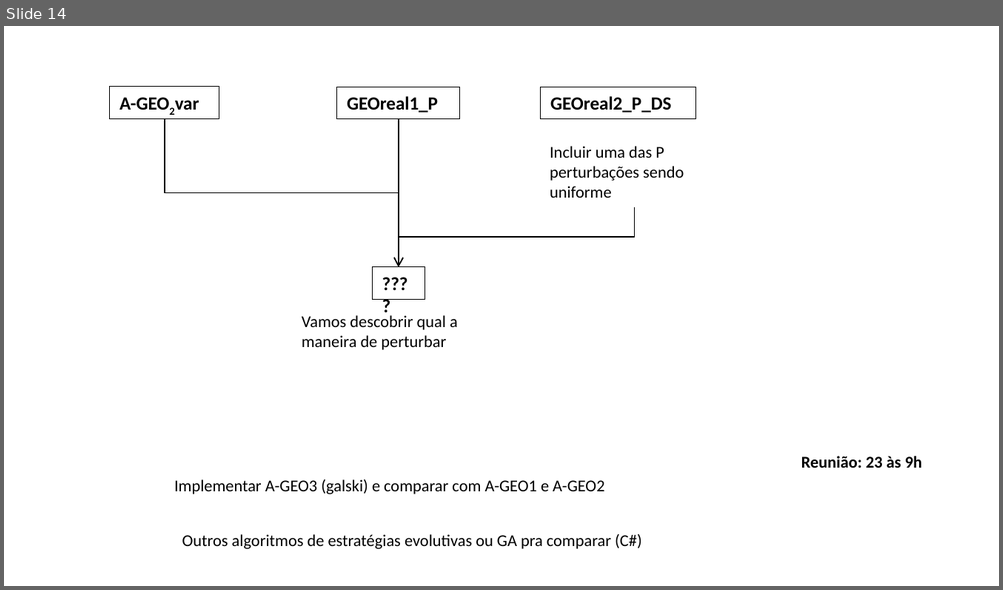
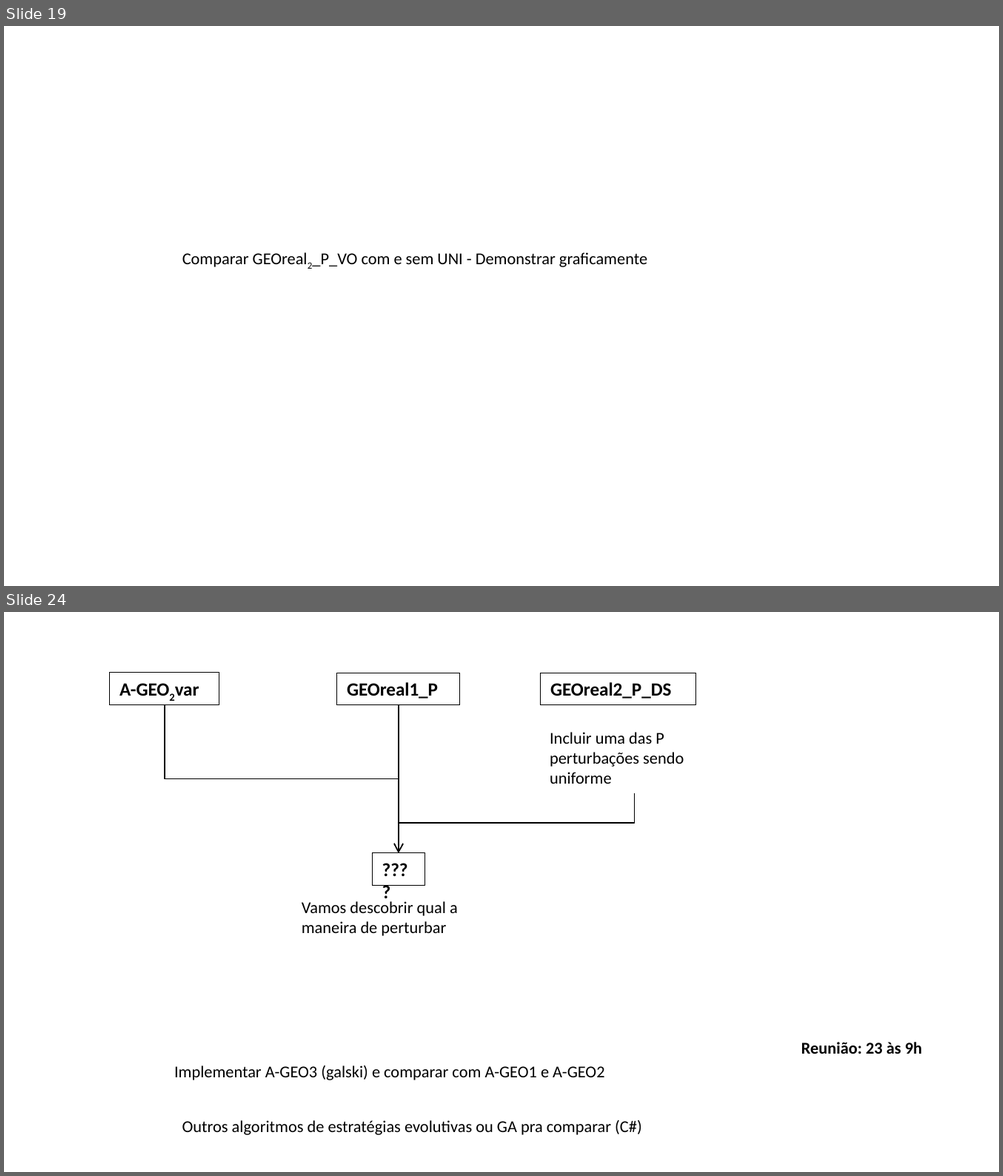
Before and after one commit to leobeckerdaluz/GEO_OptimizationAlgorithms, a slide deck: Apresentacoes/comparação de resultados - v3.pptx. Shown one above the other, each under a label of ours: slide 14 before the commit, slides 19 and 24 after it; the slides between them are not shown. The pictures are 1003x590 and 1003x1176 pixels, drawn with LibreOffice and Linux fonts; fonts in the diff are those of the drawing. Boxes give left, top, right and bottom in pixels: in the first picture for what was removed or moved away, otherwise in the second. Text is boxed around its words. In the diff, an @@ line names an element or a change of style, - is before the commit and + after.

```diff
--- a/Apresentacoes/comparação de resultados - v3.pptx
+++ b/Apresentacoes/comparação de resultados - v3.pptx
@@ slide 19 added at (4,26,999,586), background #FFFFFF @@
@@ text added at (182,252,647,267), 12 pt, text #000000 @@
+Comparar GEOreal2_P_VO com e sem UNI - Demonstrar graficamente
@@ what was slide 14 is now slide 24 @@
```
Also in this commit, not shown: 3 slides changed, 10 other slides added, 2 slides removed, 17 other files.
